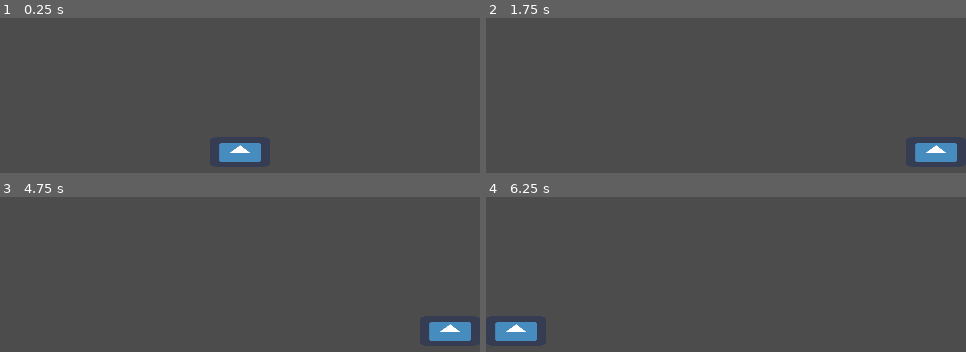
Above: before the commit, frames 1-4 (two rows, left to right).
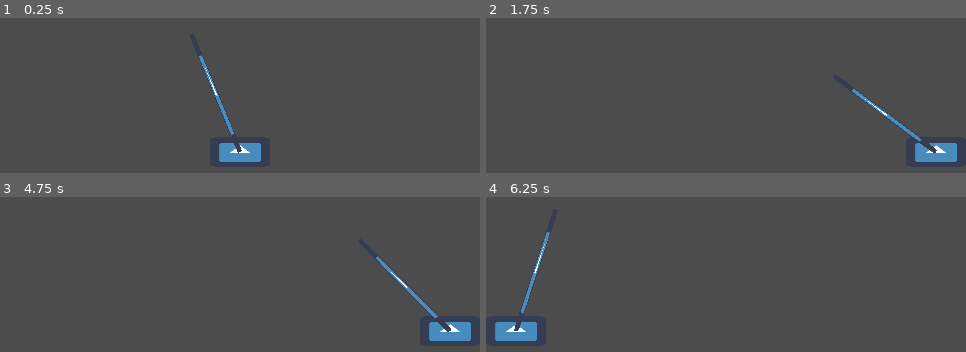
Above: after the commit, the same moments.

Repository: leogeier/impact_juggling
Game: Godot game, scene res://Main/Main.tscn
The game is run twice, just before and just after one commit, with the same random seed, the same clock (stepped at 60 frames per second) and the same inputs. The engine's default icon, where the game draws it, is replaced by a stand-in: a white triangle on a blue panel in a dark square.
Inputs (mouse positions are in pixels of both pictures, inside the frame that each line leads up to):
- Up to frame 1 (0.25 s): no input
- Up to frame 2 (1.75 s): tap Enter at 0.5 s; move the mouse to (outside the picture) at 0.52 s; hold Right (ui_right) 0.53-1.28 s; tap Space at 1.25 s; move the mouse to (outside the picture) at 1.27 s; hold Left (ui_left) from 1.28 s (still down)
- Up to frame 3 (4.75 s): move the mouse to (outside the picture) at 2.02 s; release Left (ui_left) at 2.03 s; hold Right (ui_right) 2.03-3.53 s; tap Enter at 2.75, 4.25 s; move the mouse to (216, 198) at 2.77 s; tap Space at 3.5 s; move the mouse to (outside the picture) at 3.52 s; hold Left (ui_left) from 3.53 s (still down); move the mouse to (outside the picture) at 4.27 s
- Up to frame 4 (6.25 s): move the mouse to (outside the picture) at 5.02 s; tap Space at 5.75 s; move the mouse to (outside the picture) at 5.77 s; release Left (ui_left) at 5.78 s; hold Right (ui_right) from 5.78 s (still down)

The runs differ from the first frame. In frame 1, 0.5% of the frame differs, in the area x 41-51%, y 23-88%; in frame 2, 0.5%, in the area x 76-94%, y 45-88%; in frame 3, 0.5%; in frame 4, 0.5%.

Commit message:
add dir arrow

Diff:
--- /dev/null
+++ b/ld-47/DirArrow/DirArrow.gd
@@ -0,0 +1,24 @@
+extends Node2D
+
+export var clamp_deg = 80
+
+func _ready():
+	pass
+
+func _process(delta):
+	var mouse_pos = get_global_mouse_position()
+	var arrow_pos = get_global_transform().xform(position)
+
+	var angle
+
+	# if the cursor is below the arrow, just clamp to the maximum
+	if mouse_pos.y > arrow_pos.y:
+		angle = clamp_deg * sign(mouse_pos.x - arrow_pos.x)
+	else:
+		var pos_delta = mouse_pos - arrow_pos
+		var dist = pos_delta.length()
+		angle = rad2deg(acos(pos_delta.x / dist))
+		angle = -angle + 90 # necessary rotation
+		angle = clamp(angle, -clamp_deg, clamp_deg)
+
+	rotation_degrees = angle
--- /dev/null
+++ b/ld-47/DirArrow/DirArrow.tscn
@@ -0,0 +1,12 @@
+[gd_scene load_steps=3 format=2]
+
+[ext_resource path="res://icon.png" type="Texture" id=1]
+[ext_resource path="res://DirArrow/DirArrow.gd" type="Script" id=2]
+
+[node name="DirArrow" type="Node2D"]
+script = ExtResource( 2 )
+
+[node name="icon" type="Sprite" parent="."]
+position = Vector2( 0, -64 )
+scale = Vector2( 0.0385782, 1 )
+texture = ExtResource( 1 )
--- a/ld-47/Paddle/Paddle.tscn
+++ b/ld-47/Paddle/Paddle.tscn
@@ -1,7 +1,8 @@
-[gd_scene load_steps=3 format=2]
+[gd_scene load_steps=4 format=2]
 
 [ext_resource path="res://icon.png" type="Texture" id=1]
 [ext_resource path="res://Paddle/Paddle.gd" type="Script" id=2]
+[ext_resource path="res://DirArrow/DirArrow.tscn" type="PackedScene" id=3]
 
 [node name="Paddle" type="Node2D"]
 script = ExtResource( 2 )
@@ -9,3 +10,5 @@
 [node name="icon" type="Sprite" parent="."]
 scale = Vector2( 0.469514, 0.229775 )
 texture = ExtResource( 1 )
+
+[node name="Node2D" parent="." instance=ExtResource( 3 )]
